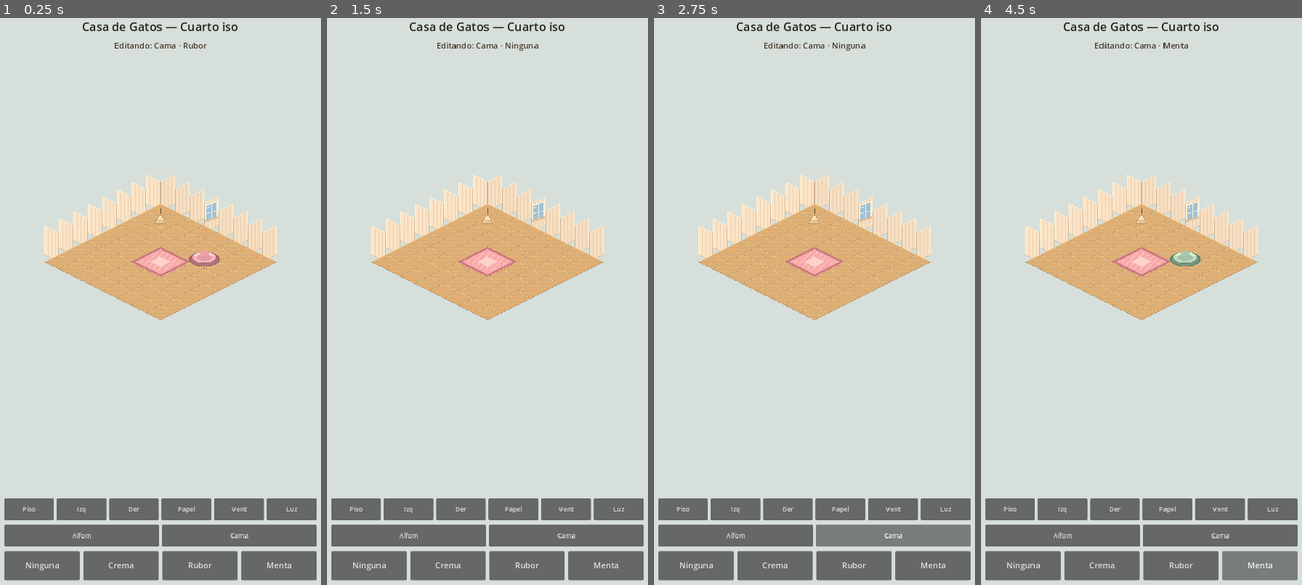
Above: before the commit, frames 1-4 (left to right).
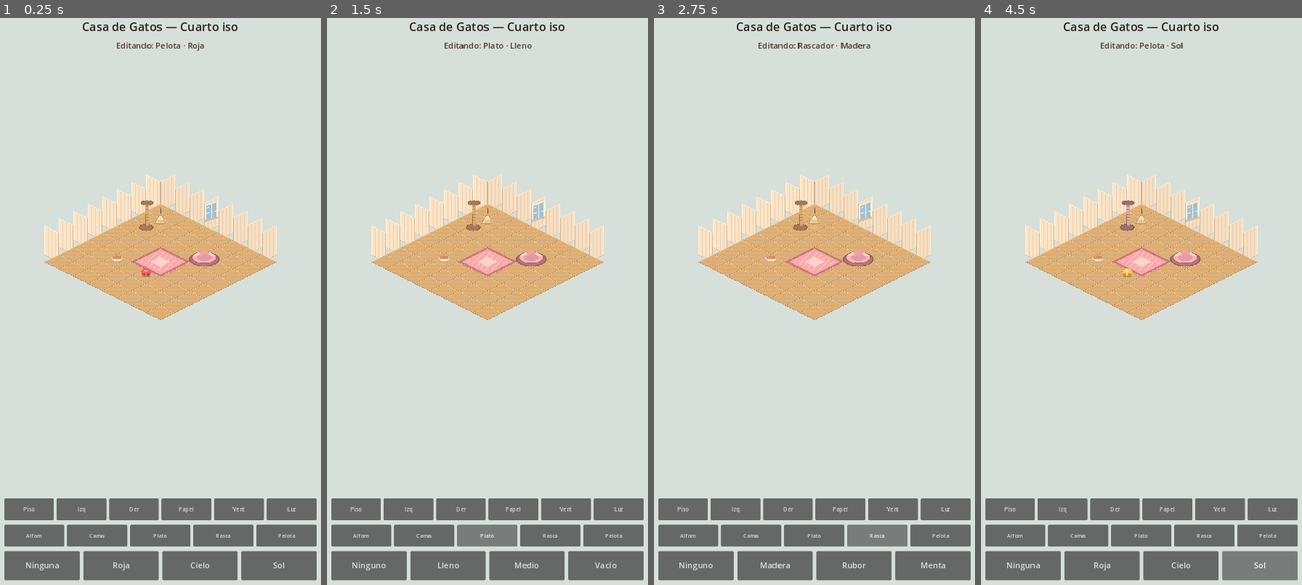
Above: after the commit, the same moments.

Repository: fabianmelo23/Juego-hija
Game: Godot game, scene res://scenes/iso/iso_room.tscn
Same seed, same stepped clock (60 frames per second), same inputs: the game is played once before the commit and once after it.
Inputs (mouse positions are in pixels of both pictures, inside the frame that each line leads up to):
- Up to frame 1 (0.25 s): no input
- Up to frame 2 (1.5 s): click "Ninguna" at 0.5 s; click (487, 533) at 1.25 s, where only the run after the commit has a clickable "Plato"
- Up to frame 3 (2.75 s): click (878, 533) at 2 s, where only the run after the commit has a clickable "Rasca"
- Up to frame 4 (4.5 s): click "Rubor" at 2.75 s; click (1266, 533) at 3.5 s, where only the run after the commit has a clickable "Pelota"; click (1260, 567) at 4.25 s, where only the run before the commit has a clickable "Menta"

The runs differ from the first frame. In frame 1, 0.9% of the frame differs, in the area x 7-93%, y 4-98%; in frame 2, 1.1%; in frame 3, 1.0%; in frame 4, 1.1%.

Commit message:
Add bowl, scratcher, and toy ball to isometric room
Completes the first feline furniture set with fill states for the
food bowl, three scratcher colors, and three ball colors. Furniture
pieces share one layer without wiping each other on rebuild.

Co-authored-by: fabianmelo23 <fabianmelo23@users.noreply.github.com>

Diff:
--- a/scenes/iso/iso_room.tscn
+++ b/scenes/iso/iso_room.tscn
@@ -59,7 +59,7 @@
 layout_mode = 2
 theme_override_colors/font_color = Color(0.28, 0.22, 0.18, 1)
 theme_override_font_sizes/font_size = 18
-text = "Ítem 19: Cama de gato"
+text = "Ítem 24: Pelota"
 horizontal_alignment = 1
 
 [node name="Spacer" type="Control" parent="IsoHUD/Safe/VBox"]
--- a/scripts/iso/iso_room.gd
+++ b/scripts/iso/iso_room.gd
@@ -1,5 +1,5 @@
 extends Node2D
-## Cuarto isométrico: shell, atmósfera y primer mueble felino.
+## Cuarto isométrico: shell, atmósfera y muebles felinos.
 
 signal floor_changed(variant_id: String)
 signal wall_left_changed(variant_id: String)
@@ -9,12 +9,18 @@
 signal wallpaper_changed(variant_id: String)
 signal rug_changed(variant_id: String)
 signal bed_changed(variant_id: String)
+signal bowl_changed(variant_id: String)
+signal scratcher_changed(variant_id: String)
+signal toy_changed(variant_id: String)
 
 const ROOM_SIZE := Vector2i(8, 8)
 const WALL_HEIGHT := 64
 const WINDOW_SLOT_X := 3 # posición en la pared derecha
 const RUG_ORIGIN := Vector2i(3, 3) # huella 2×2
 const BED_ORIGIN := Vector2i(5, 2) # huella ~2×2
+const BOWL_ORIGIN := Vector2i(2, 5) # huella 1×1
+const SCRATCHER_ORIGIN := Vector2i(1, 2) # huella 1×2
+const TOY_ORIGIN := Vector2i(4, 5) # huella 1×1
 
 @onready var room_root: Node2D = $RoomRoot
 @onready var floor_layer: Node2D = $RoomRoot/FloorLayer
@@ -42,6 +48,9 @@
 var _wallpaper_right_textures: Dictionary = {}
 var _rug_textures: Dictionary = {}
 var _bed_textures: Dictionary = {}
+var _bowl_textures: Dictionary = {}
+var _scratcher_textures: Dictionary = {}
+var _toy_textures: Dictionary = {}
 var _floor_tiles: Dictionary = {}
 var _wall_left_tiles: Array[Sprite2D] = []
 var _wall_right_tiles: Array[Sprite2D] = []
@@ -51,6 +60,9 @@
 var _light_sprite: Sprite2D
 var _rug_sprite: Sprite2D
 var _bed_sprite: Sprite2D
+var _bowl_sprite: Sprite2D
+var _scratcher_sprite: Sprite2D
+var _toy_sprite: Sprite2D
 
 var _current_floor: String = "floor_wood_light"
 var _current_wall_left: String = "wall_left_cream"
@@ -60,7 +72,10 @@
 var _current_wallpaper: String = "wallpaper_none"
 var _current_rug: String = "rug_small_blush"
 var _current_bed: String = "bed_cat_blush"
-var _edit_target: String = "bed"
+var _current_bowl: String = "bowl_food_full"
+var _current_scratcher: String = "scratcher_wood"
+var _current_toy: String = "toy_ball_red"
+var _edit_target: String = "toy"
 
 var _floor_variants := [
 	{"id": "floor_wood_light", "name": "Madera clara"},
@@ -110,6 +125,27 @@
 	{"id": "bed_cat_cream", "name": "Crema"},
 	{"id": "bed_cat_blush", "name": "Rubor"},
 	{"id": "bed_cat_mint", "name": "Menta"},
+]
+
+var _bowl_variants := [
+	{"id": "bowl_food_none", "name": "Ninguno"},
+	{"id": "bowl_food_full", "name": "Lleno"},
+	{"id": "bowl_food_half", "name": "Medio"},
+	{"id": "bowl_food_empty", "name": "Vacío"},
+]
+
+var _scratcher_variants := [
+	{"id": "scratcher_none", "name": "Ninguno"},
+	{"id": "scratcher_wood", "name": "Madera"},
+	{"id": "scratcher_blush", "name": "Rubor"},
+	{"id": "scratcher_mint", "name": "Menta"},
+]
+
+var _toy_variants := [
+	{"id": "toy_ball_none", "name": "Ninguna"},
+	{"id": "toy_ball_red", "name": "Roja"},
+	{"id": "toy_ball_sky", "name": "Cielo"},
+	{"id": "toy_ball_sun", "name": "Sol"},
 ]
 
 
@@ -124,6 +160,9 @@
 	_build_light()
 	_build_rug()
 	_build_bed()
+	_build_bowl()
+	_build_scratcher()
+	_build_toy()
 	_build_tabs()
 	_rebuild_variant_buttons()
 	title_label.text = "Casa de Gatos — Cuarto iso"
@@ -135,7 +174,10 @@
 	set_light_variant(_current_light)
 	set_rug_variant(_current_rug)
 	set_bed_variant(_current_bed)
-	_set_edit_target("bed")
+	set_bowl_variant(_current_bowl)
+	set_scratcher_variant(_current_scratcher)
+	set_toy_variant(_current_toy)
+	_set_edit_target("toy")
 
 
 func _load_textures() -> void:
@@ -170,6 +212,24 @@
 			_bed_textures[bid] = null
 		else:
 			_bed_textures[bid] = load("res://assets/art/iso/furniture/%s.png" % bid)
+	for v in _bowl_variants:
+		var oid := str(v["id"])
+		if oid == "bowl_food_none":
+			_bowl_textures[oid] = null
+		else:
+			_bowl_textures[oid] = load("res://assets/art/iso/furniture/%s.png" % oid)
+	for v in _scratcher_variants:
+		var sid := str(v["id"])
+		if sid == "scratcher_none":
+			_scratcher_textures[sid] = null
+		else:
+			_scratcher_textures[sid] = load("res://assets/art/iso/furniture/%s.png" % sid)
+	for v in _toy_variants:
+		var tid := str(v["id"])
+		if tid == "toy_ball_none":
+			_toy_textures[tid] = null
+		else:
+			_toy_textures[tid] = load("res://assets/art/iso/furniture/%s.png" % tid)
 
 
 func _center_room() -> void:
@@ -293,9 +353,10 @@
 
 
 func _build_bed() -> void:
-	for child in furniture_layer.get_children():
-		child.queue_free()
+	if _bed_sprite != null and is_instance_valid(_bed_sprite):
+		_bed_sprite.queue_free()
 	_bed_sprite = Sprite2D.new()
+	_bed_sprite.name = "Bed"
 	_bed_sprite.centered = false
 	_bed_sprite.texture_filter = CanvasItem.TEXTURE_FILTER_NEAREST
 	var anchor := IsoMath.grid_to_screen(BED_ORIGIN)
@@ -303,6 +364,47 @@
 	_bed_sprite.position = anchor - Vector2(48, 28)
 	_bed_sprite.z_index = 30 + BED_ORIGIN.x + BED_ORIGIN.y
 	furniture_layer.add_child(_bed_sprite)
+
+
+func _build_bowl() -> void:
+	if _bowl_sprite != null and is_instance_valid(_bowl_sprite):
+		_bowl_sprite.queue_free()
+	_bowl_sprite = Sprite2D.new()
+	_bowl_sprite.name = "Bowl"
+	_bowl_sprite.centered = false
+	_bowl_sprite.texture_filter = CanvasItem.TEXTURE_FILTER_NEAREST
+	var anchor := IsoMath.grid_to_screen(BOWL_ORIGIN)
+	_bowl_sprite.position = anchor - Vector2(20, 8)
+	_bowl_sprite.z_index = 30 + BOWL_ORIGIN.x + BOWL_ORIGIN.y
+	furniture_layer.add_child(_bowl_sprite)
+
+
+func _build_scratcher() -> void:
+	if _scratcher_sprite != null and is_instance_valid(_scratcher_sprite):
+		_scratcher_sprite.queue_free()
+	_scratcher_sprite = Sprite2D.new()
+	_scratcher_sprite.name = "Scratcher"
+	_scratcher_sprite.centered = false
+	_scratcher_sprite.texture_filter = CanvasItem.TEXTURE_FILTER_NEAREST
+	var anchor := IsoMath.grid_to_screen(SCRATCHER_ORIGIN)
+	# Poste alto 48×80; base cerca del tip del tile.
+	_scratcher_sprite.position = anchor - Vector2(24, 64)
+	_scratcher_sprite.z_index = 30 + SCRATCHER_ORIGIN.x + SCRATCHER_ORIGIN.y
+	furniture_layer.add_child(_scratcher_sprite)
+
+
+
+func _build_toy() -> void:
+	if _toy_sprite != null and is_instance_valid(_toy_sprite):
+		_toy_sprite.queue_free()
+	_toy_sprite = Sprite2D.new()
+	_toy_sprite.name = "Toy"
+	_toy_sprite.centered = false
+	_toy_sprite.texture_filter = CanvasItem.TEXTURE_FILTER_NEAREST
+	var anchor := IsoMath.grid_to_screen(TOY_ORIGIN)
+	_toy_sprite.position = anchor - Vector2(16, 8)
+	_toy_sprite.z_index = 30 + TOY_ORIGIN.x + TOY_ORIGIN.y
+	furniture_layer.add_child(_toy_sprite)
 
 
 func _build_tabs() -> void:
@@ -318,6 +420,9 @@
 	_add_tab_button(tab_bar, "Luz", "light")
 	_add_tab_button(item_tab_bar, "Alfom", "rug")
 	_add_tab_button(item_tab_bar, "Cama", "bed")
+	_add_tab_button(item_tab_bar, "Plato", "bowl")
+	_add_tab_button(item_tab_bar, "Rasca", "scratcher")
+	_add_tab_button(item_tab_bar, "Pelota", "toy")
 
 
 func _add_tab_button(parent: HBoxContainer, label: String, target: String) -> void:
@@ -325,7 +430,7 @@
 	button.focus_mode = Control.FOCUS_NONE
 	button.custom_minimum_size = Vector2(0, 48)
 	button.size_flags_horizontal = Control.SIZE_EXPAND_FILL
-	button.add_theme_font_size_override("font_size", 14)
+	button.add_theme_font_size_override("font_size", 12)
 	button.text = label
 	button.pressed.connect(func() -> void:
 		_set_edit_target(target)
@@ -353,6 +458,12 @@
 			hint_label.text = "Editando: Alfombra · %s" % _nice_name(_rug_variants, _current_rug)
 		"bed":
 			hint_label.text = "Editando: Cama · %s" % _nice_name(_bed_variants, _current_bed)
+		"bowl":
+			hint_label.text = "Editando: Plato · %s" % _nice_name(_bowl_variants, _current_bowl)
+		"scratcher":
+			hint_label.text = "Editando: Rascador · %s" % _nice_name(_scratcher_variants, _current_scratcher)
+		"toy":
+			hint_label.text = "Editando: Pelota · %s" % _nice_name(_toy_variants, _current_toy)
 
 
 func _variants_for_target() -> Array:
@@ -371,6 +482,12 @@
 			return _rug_variants
 		"bed":
 			return _bed_variants
+		"bowl":
+			return _bowl_variants
+		"scratcher":
+			return _scratcher_variants
+		"toy":
+			return _toy_variants
 		_:
 			return _floor_variants
 
@@ -404,6 +521,12 @@
 					set_rug_variant(id)
 				"bed":
 					set_bed_variant(id)
+				"bowl":
+					set_bowl_variant(id)
+				"scratcher":
+					set_scratcher_variant(id)
+				"toy":
+					set_toy_variant(id)
 		)
 		variant_bar.add_child(button)
 
@@ -536,6 +659,44 @@
 	bed_changed.emit(variant_id)
 
 
+
+func set_bowl_variant(variant_id: String) -> void:
+	if not _bowl_textures.has(variant_id) or _bowl_sprite == null:
+		return
+	_current_bowl = variant_id
+	var tex = _bowl_textures[variant_id]
+	_bowl_sprite.texture = tex
+	_bowl_sprite.visible = tex != null
+	if _edit_target == "bowl":
+		hint_label.text = "Editando: Plato · %s" % _nice_name(_bowl_variants, variant_id)
+	bowl_changed.emit(variant_id)
+
+
+func set_scratcher_variant(variant_id: String) -> void:
+	if not _scratcher_textures.has(variant_id) or _scratcher_sprite == null:
+		return
+	_current_scratcher = variant_id
+	var tex = _scratcher_textures[variant_id]
+	_scratcher_sprite.texture = tex
+	_scratcher_sprite.visible = tex != null
+	if _edit_target == "scratcher":
+		hint_label.text = "Editando: Rascador · %s" % _nice_name(_scratcher_variants, variant_id)
+	scratcher_changed.emit(variant_id)
+
+
+
+func set_toy_variant(variant_id: String) -> void:
+	if not _toy_textures.has(variant_id) or _toy_sprite == null:
+		return
+	_current_toy = variant_id
+	var tex = _toy_textures[variant_id]
+	_toy_sprite.texture = tex
+	_toy_sprite.visible = tex != null
+	if _edit_target == "toy":
+		hint_label.text = "Editando: Pelota · %s" % _nice_name(_toy_variants, variant_id)
+	toy_changed.emit(variant_id)
+
+
 func get_current_floor_variant() -> String:
 	return _current_floor
 
@@ -563,6 +724,20 @@
 
 func get_current_bed_variant() -> String:
 	return _current_bed
+
+func get_current_bowl_variant() -> String:
+	return _current_bowl
+
+
+func get_current_scratcher_variant() -> String:
+	return _current_scratcher
+
+func get_current_toy_variant() -> String:
+	return _current_toy
+
+
+
+
 
 
 
--- a/tools/test_iso_bed.gd
+++ b/tools/test_iso_bed.gd
@@ -17,13 +17,7 @@
 		quit(1)
 		return
 
-	var layer: Node2D = room.get_node("RoomRoot/FurnitureLayer")
-	if layer.get_child_count() != 1:
-		push_error("expected 1 bed sprite")
-		quit(1)
-		return
-
-	var sprite: Sprite2D = layer.get_child(0)
+	var sprite: Sprite2D = room.get_node("RoomRoot/FurnitureLayer/Bed")
 	if sprite.texture == null or not sprite.visible:
 		push_error("bed should be visible")
 		quit(1)
--- /dev/null
+++ b/tools/test_iso_bowl.gd
@@ -0,0 +1,33 @@
+extends SceneTree
+## Prueba headless del Ítem 20 (plato de comida).
+
+
+func _init() -> void:
+	call_deferred("_run")
+
+
+func _run() -> void:
+	var scene: PackedScene = load("res://scenes/iso/iso_room.tscn")
+	var room: Node2D = scene.instantiate()
+	root.add_child(room)
+
+	room.set_bowl_variant("bowl_food_half")
+	if room.get_current_bowl_variant() != "bowl_food_half":
+		push_error("bowl half failed")
+		quit(1)
+		return
+
+	var sprite: Sprite2D = room.get_node("RoomRoot/FurnitureLayer/Bowl")
+	if sprite.texture == null or not sprite.visible:
+		push_error("bowl should be visible")
+		quit(1)
+		return
+
+	room.set_bowl_variant("bowl_food_none")
+	if sprite.visible:
+		push_error("none bowl should hide sprite")
+		quit(1)
+		return
+
+	print("ISO_BOWL_TEST_OK variant=%s" % room.get_current_bowl_variant())
+	quit(0)
--- /dev/null
+++ b/tools/test_iso_scratcher.gd
@@ -0,0 +1,33 @@
+extends SceneTree
+## Prueba headless del Ítem 22 (rascador).
+
+
+func _init() -> void:
+	call_deferred("_run")
+
+
+func _run() -> void:
+	var scene: PackedScene = load("res://scenes/iso/iso_room.tscn")
+	var room: Node2D = scene.instantiate()
+	root.add_child(room)
+
+	room.set_scratcher_variant("scratcher_mint")
+	if room.get_current_scratcher_variant() != "scratcher_mint":
+		push_error("scratcher mint failed")
+		quit(1)
+		return
+
+	var sprite: Sprite2D = room.get_node("RoomRoot/FurnitureLayer/Scratcher")
+	if sprite.texture == null or not sprite.visible:
+		push_error("scratcher should be visible")
+		quit(1)
+		return
+
+	room.set_scratcher_variant("scratcher_none")
+	if sprite.visible:
+		push_error("none scratcher should hide sprite")
+		quit(1)
+		return
+
+	print("ISO_SCRATCHER_TEST_OK variant=%s" % room.get_current_scratcher_variant())
+	quit(0)
--- /dev/null
+++ b/tools/test_iso_toy.gd
@@ -0,0 +1,33 @@
+extends SceneTree
+## Prueba headless del Ítem 24 (pelota).
+
+
+func _init() -> void:
+	call_deferred("_run")
+
+
+func _run() -> void:
+	var scene: PackedScene = load("res://scenes/iso/iso_room.tscn")
+	var room: Node2D = scene.instantiate()
+	root.add_child(room)
+
+	room.set_toy_variant("toy_ball_sky")
+	if room.get_current_toy_variant() != "toy_ball_sky":
+		push_error("toy sky failed")
+		quit(1)
+		return
+
+	var sprite: Sprite2D = room.get_node("RoomRoot/FurnitureLayer/Toy")
+	if sprite.texture == null or not sprite.visible:
+		push_error("toy should be visible")
+		quit(1)
+		return
+
+	room.set_toy_variant("toy_ball_none")
+	if sprite.visible:
+		push_error("none toy should hide sprite")
+		quit(1)
+		return
+
+	print("ISO_TOY_TEST_OK variant=%s" % room.get_current_toy_variant())
+	quit(0)
Binary file added: assets/art/iso/furniture/bowl_food_empty.png
Not shown, added: assets/art/iso/furniture/bowl_food_empty.png.import
Binary file added: assets/art/iso/furniture/bowl_food_full.png
Not shown, added: assets/art/iso/furniture/bowl_food_full.png.import
Binary file added: assets/art/iso/furniture/bowl_food_half.png
Not shown, added: assets/art/iso/furniture/bowl_food_half.png.import
Binary file added: assets/art/iso/furniture/scratcher_blush.png
Not shown, added: assets/art/iso/furniture/scratcher_blush.png.import
Binary file added: assets/art/iso/furniture/scratcher_mint.png
Not shown, added: assets/art/iso/furniture/scratcher_mint.png.import
Binary file added: assets/art/iso/furniture/scratcher_wood.png
Not shown, added: assets/art/iso/furniture/scratcher_wood.png.import
(and 8 more such lines)
